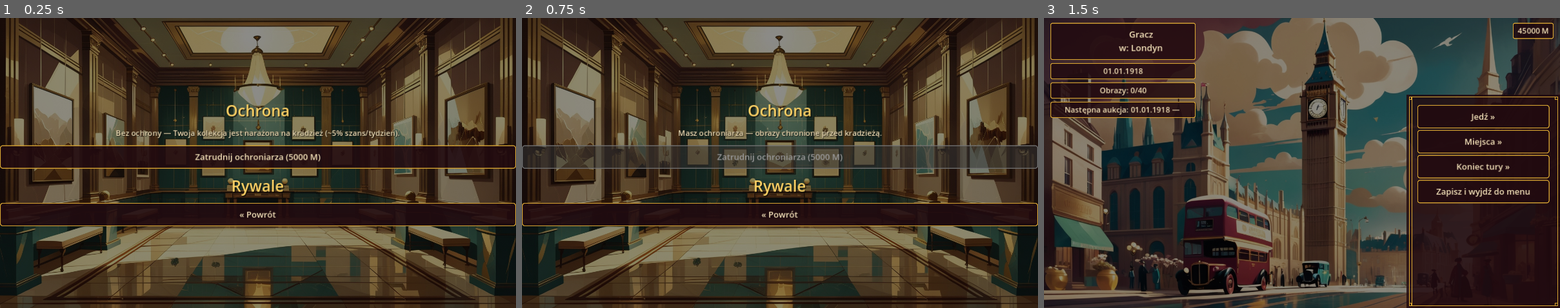
Above: before the commit, frames 1-3 (left to right).
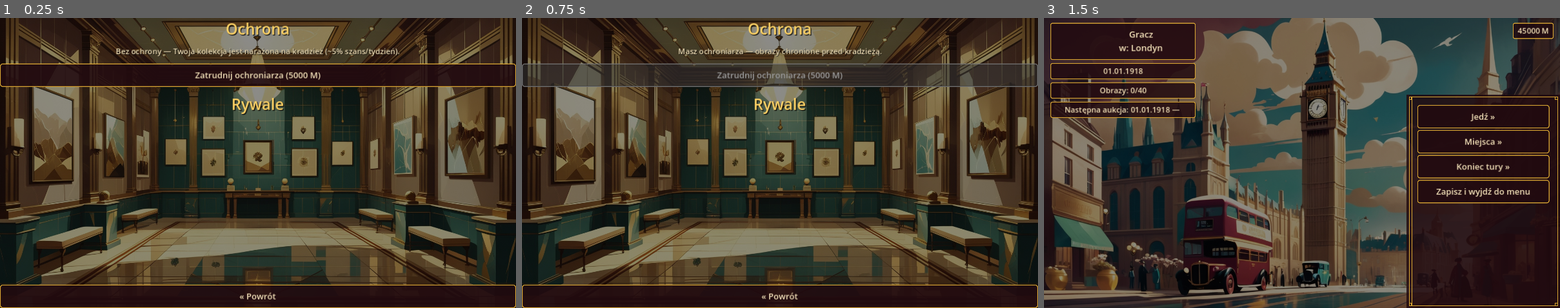
Above: after the commit, the same moments.

Repository: cinekm20/the-forger-retro-tycoon
Game: Godot game, scene res://scenes/security/SecurityScreen.tscn
Same seed, same stepped clock (60 frames per second), same inputs: the game is played once before the commit and once after it. This scene is started directly instead of the project's main scene.
Inputs:
- Up to frame 1 (0.25 s): no input
- Up to frame 2 (0.75 s): click "Zatrudnij ochroniarza (5000 M)" at 0.5 s
- Up to frame 3 (1.5 s): click "« Powrót" at 1.25 s

The runs differ from the first frame. In frame 1, 23% of the frame differs, in the area x 0-100%, y 1-100%; in frame 2, 17%; in frame 3, nothing differs.

Commit message:
SecurityScreen: przypnij tytuł/przycisk powrotu do krawędzi ekranu
Zgłoszone przez użytkownika: "dalej ochrona nie ma tak zrobione jak
wszystkie". Ten ekran miał już usuniętą ozdobną ramkę (dostał ją od razu
przy wydzieleniu z Gallery.gd), ale nie dostał przypięcia tytułu/przycisku
przy poprzednim przeglądzie wszystkich ekranów — wyszukiwanie wtedy
szukało miejsc z JESZCZE włączoną ramką (make_root(self) bez drugiego
argumentu), a ten plik już wywoływał make_root(self, false), więc go
pominęło.

root.alignment = ALIGNMENT_BEGIN + jeden rozpychacz przed przyciskiem
powrotu — ten sam wzorzec co reszta ekranów (patrz Races.gd po pełne
uzasadnienie).

Co-Authored-By: Claude Sonnet 5 <noreply@anthropic.com>
Claude-Session: https://claude.ai/code/session_01WjdcGYSPdySvPA6GKCaWaN

Diff:
--- a/game/scenes/security/SecurityScreen.gd
+++ b/game/scenes/security/SecurityScreen.gd
@@ -18,7 +18,15 @@
 func _ready() -> void:
 	ScreenHelpers.make_background(self, "res://art/backgrounds/gallery.jpg")
 
+	## ALIGNMENT_BEGIN + JEDEN rozpychacz na końcu: zgłoszone przez
+	## użytkownika — ten ekran miał już usuniętą ozdobną ramkę, ale nie
+	## dostał przypięcia tytułu/przycisku jak reszta ("dalej ochrona nie ma
+	## tak zrobione jak wszystkie"), bo w poprzednim przeglądzie wszystkich
+	## ekranów pominięto go (już wcześniej wywoływał make_root z false, więc
+	## nie pasował do wyszukiwania miejsc z jeszcze WŁĄCZONĄ ramką). Patrz
+	## Races.gd po uzasadnienie, czemu JEDEN rozpychacz (nie dwa).
 	var root := ScreenHelpers.make_root(self, false)
+	root.alignment = BoxContainer.ALIGNMENT_BEGIN
 	ScreenHelpers.make_title(root, "Ochrona")
 	ScreenHelpers.make_turn_indicator(root)
 
@@ -44,6 +52,7 @@
 		gangster_btn.pressed.connect(_on_send_gangster_pressed.bind(rival["id"]))
 		rival_row.add_child(gangster_btn)
 
+	root.add_child(ScreenHelpers.make_expand_spacer())
 	ScreenHelpers.make_back_button(root)
 
 
